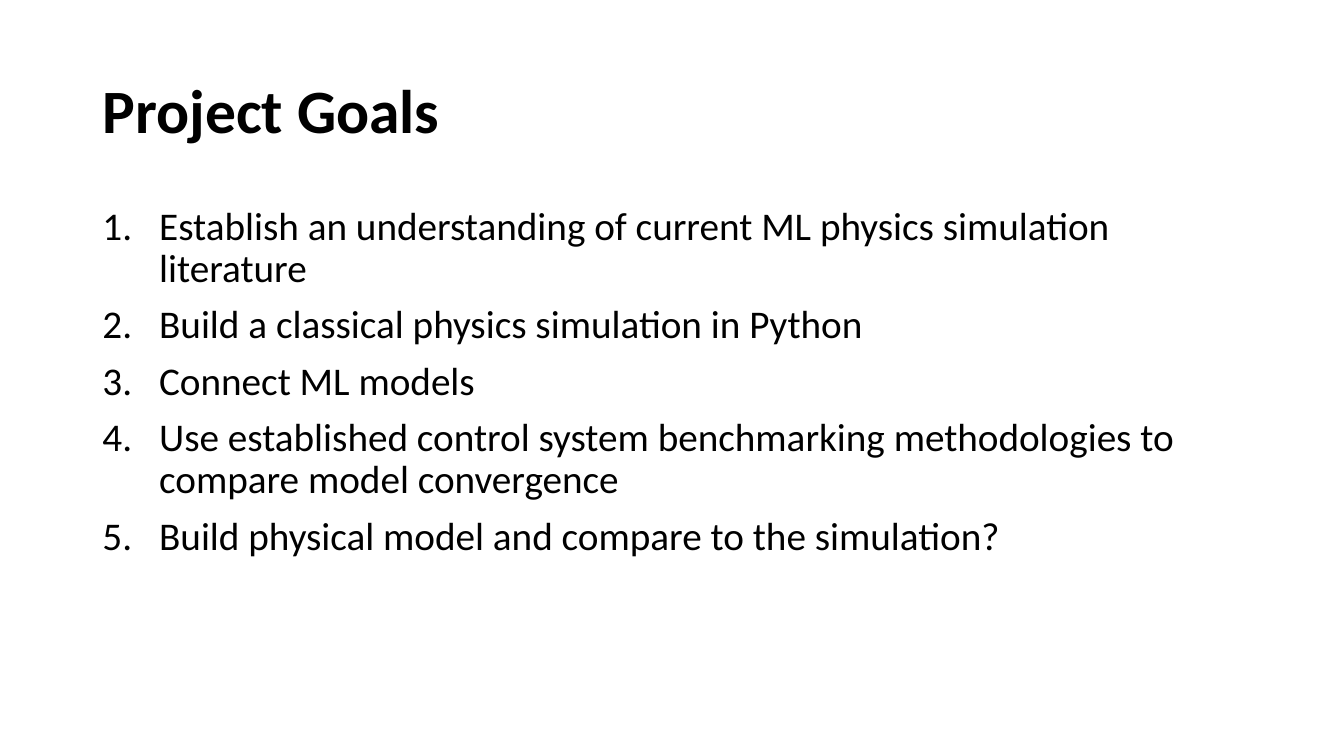
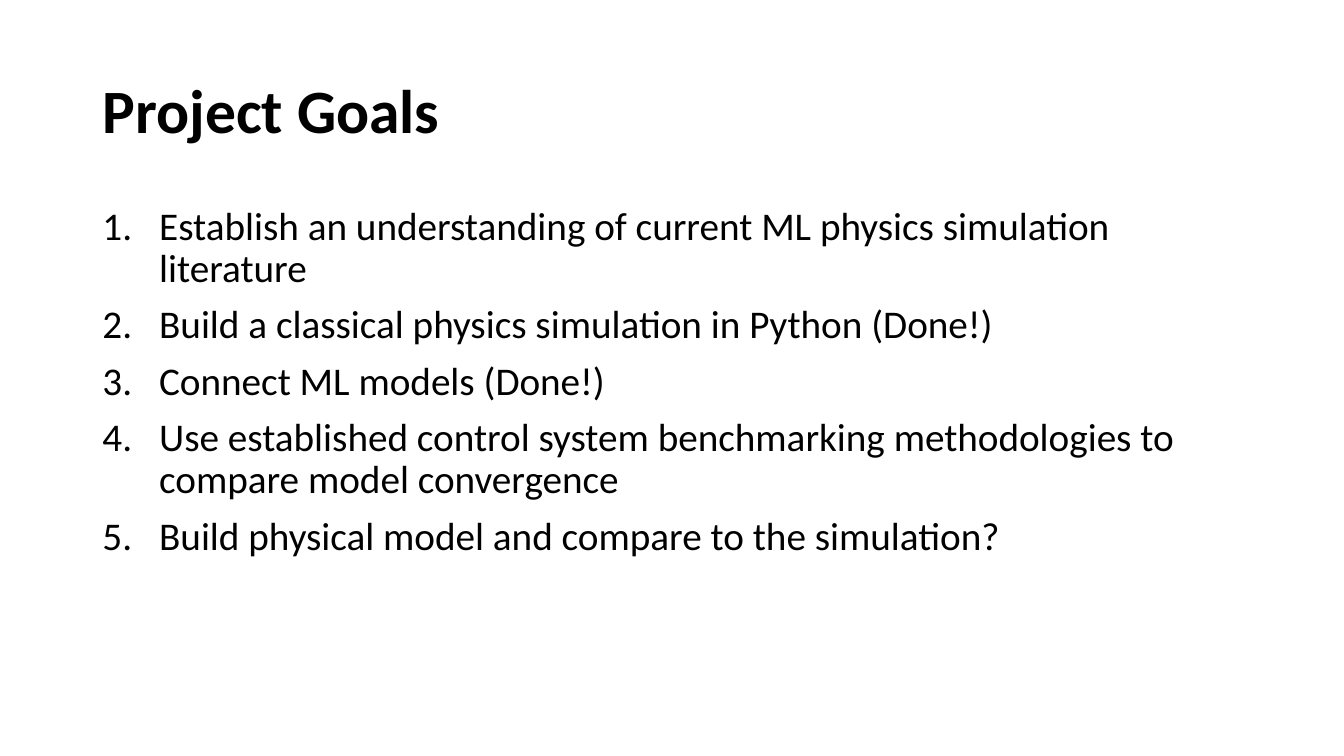
Before and after one commit to evandm4/engr-10301h-balancing-robot, a slide deck: slide 8 of docs/Evan Moore Progress Update.pptx. Drawn at 1344x756 pixels with LibreOffice and Linux fonts; fonts in the diff are those of the drawing. Boxes give left, top, right and bottom in pixels: in the first picture for what was removed or moved away, otherwise in the second. Text is boxed around its words. In the diff, an @@ line names an element or a change of style, - is before the commit and + after.

```diff
--- a/docs/Evan Moore Progress Update.pptx
+++ b/docs/Evan Moore Progress Update.pptx
@@ text at (159, 309, 992, 401): text changed @@
-2. Build a classical physics simulation in Python
-3. Connect ML models
+2. Build a classical physics simulation in Python (Done!)
+3. Connect ML models (Done!)
```
Also in this commit, not shown: 3 other slides changed, 1 slide added, 1 slide removed, 44 other files.
